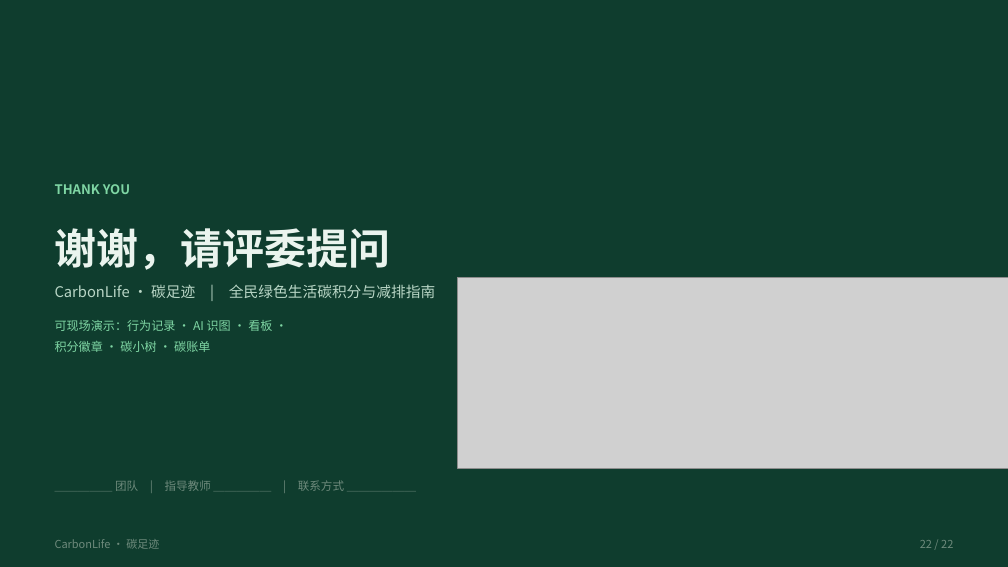
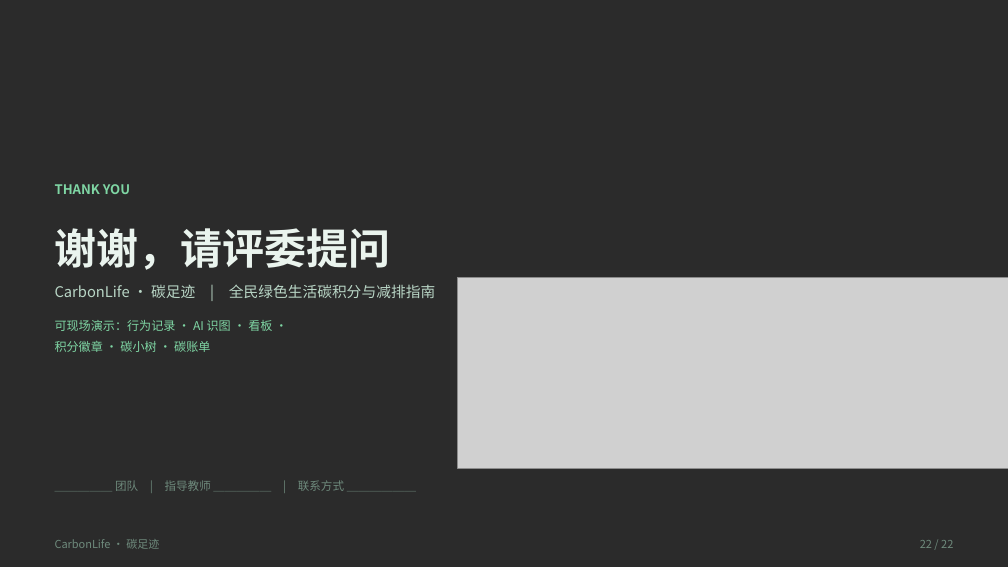
Before and after one commit to zyx-dc/CarbonLife, a slide deck: slide 22 of docs/tasks/ppt/CarbonLife-答辩PPT.pptx. Drawn at 1008x567 pixels with LibreOffice and Linux fonts; fonts in the diff are those of the drawing; grey boxes stand for pictures; background and template pictures are left out; a plain dark background stands for a picture behind light text. Boxes give left, top, right and bottom in pixels: in the first picture for what was removed or moved away, otherwise in the second. Text is boxed around its words. In the diff, an @@ line names an element or a change of style, - is before the commit and + after.

```diff
--- a/docs/tasks/ppt/CarbonLife-答辩PPT.pptx
+++ b/docs/tasks/ppt/CarbonLife-答辩PPT.pptx
@@ background #FFFFFF to picture (left out) @@
@@ rectangle removed at <box>0,0,1008,567</box> @@
```
Also in this commit, not shown: 21 other slides changed, 2 other files.
